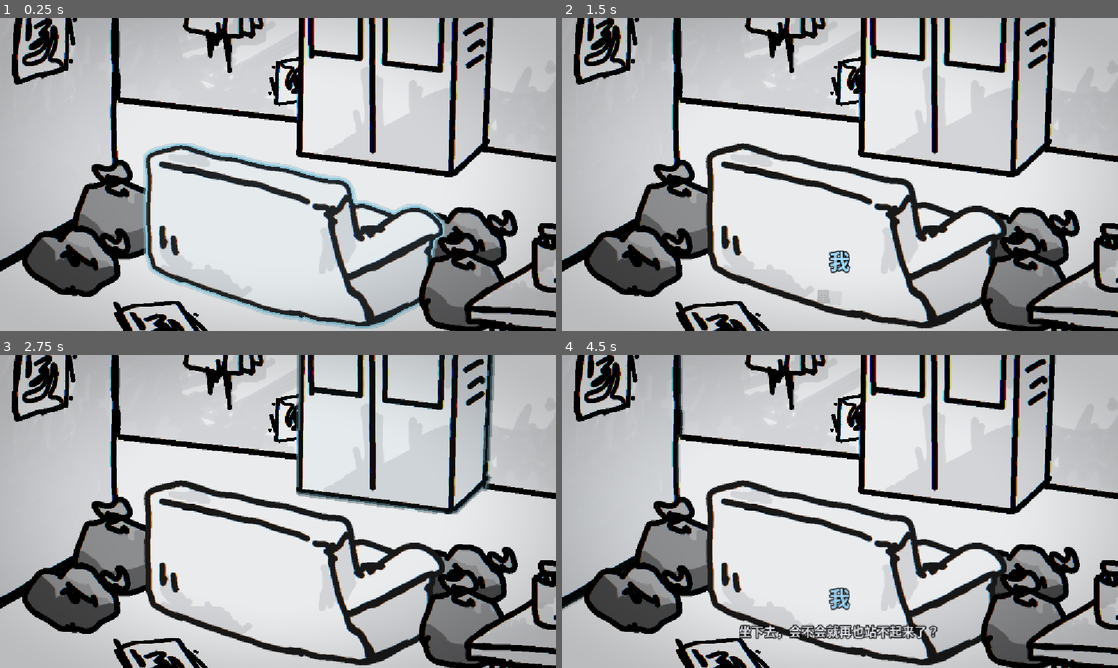
Above: before the commit, frames 1-4 (two rows, left to right).
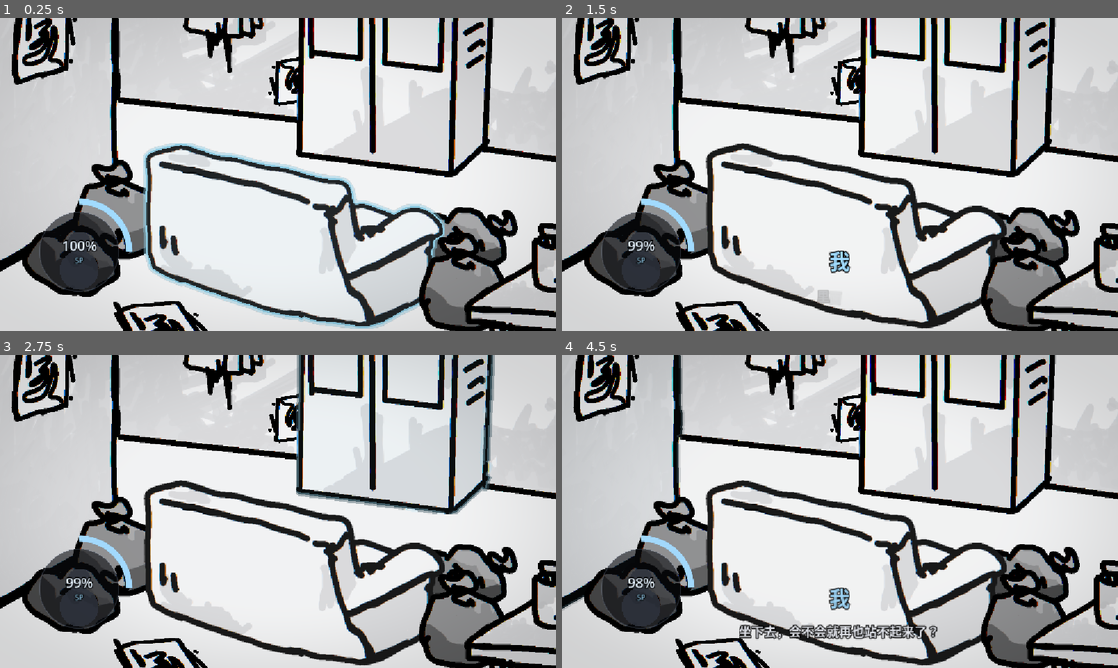
Above: after the commit, the same moments.

Repository: f0lkskill/LonelyRoom
Game: Godot game, scene res://main.tscn
The game is run twice, just before and just after one commit, with the same random seed, the same clock (stepped at 60 frames per second) and the same inputs.
Inputs (mouse positions are in pixels of both pictures, inside the frame that each line leads up to):
- Up to frame 1 (0.25 s): no input
- Up to frame 2 (1.5 s): tap Enter (ui_accept) at 0.5, 0.77 s; move the mouse to (962, 158) at 0.52 s; click (962, 158) at 0.67 s; move the mouse to (728, 190) at 1.27 s; click (728, 190) at 1.42 s
- Up to frame 3 (2.75 s): tap Enter (ui_accept) at 1.52 s; move the mouse to (333, 442) at 2.02 s; click (333, 442) at 2.17 s
- Up to frame 4 (4.5 s): move the mouse to (812, 574) at 2.77 s; click (812, 574) at 2.92 s; tap Enter (ui_accept) at 3.02, 3.77 s; move the mouse to (1006, 558) at 3.52 s; click (1006, 558) at 3.67 s; move the mouse to (673, 464) at 4.27 s; click (673, 464) at 4.42 s

The runs differ from the first frame. In frame 1, 6.9% of the frame differs, in the area x 0-100%, y 0-100%; in frame 2, 5.5%; in frame 3, 3.1%; in frame 4, 3.4%.

Commit message:
feat: 添加SP系统与精神值环形条

Diff:
--- /dev/null
+++ b/bin/dialogue/special/sp_low_10.tres
@@ -0,0 +1,10 @@
+[gd_resource type="Resource" script_class="DialogueData" load_steps=3 format=3]
+
+[ext_resource type="Script" path="res://bin/src/dialogue/dialogue_data.gd" id="1_dialogue"]
+[ext_resource type="Resource" path="res://bin/character/protagonist.tres" id="2_character"]
+
+[resource]
+script = ExtResource("1_dialogue")
+speaker = ExtResource("2_character")
+speaker_name = "我"
+lines = Array[String](["如果就这样沉下去，会不会终于安静一点。", "……不行。至少现在还不行。"])
--- /dev/null
+++ b/bin/dialogue/special/sp_low_20.tres
@@ -0,0 +1,9 @@
+[gd_resource type="Resource" script_class="DialogueData" load_steps=2 format=3]
+
+[ext_resource type="Script" path="res://bin/src/dialogue/dialogue_data.gd" id="1_dialogue"]
+
+[resource]
+script = ExtResource("1_dialogue")
+speaker_name = ""
+narration = true
+lines = Array[String](["房间的边界开始变得模糊。", "我不确定自己还坐在原来的位置。"])
--- /dev/null
+++ b/bin/dialogue/special/sp_low_35.tres
@@ -0,0 +1,10 @@
+[gd_resource type="Resource" script_class="DialogueData" load_steps=3 format=3]
+
+[ext_resource type="Script" path="res://bin/src/dialogue/dialogue_data.gd" id="1_dialogue"]
+[ext_resource type="Resource" path="res://bin/character/protagonist.tres" id="2_character"]
+
+[resource]
+script = ExtResource("1_dialogue")
+speaker = ExtResource("2_character")
+speaker_name = "我"
+lines = Array[String](["脑子里的声音开始变得断断续续。", "我试着深呼吸，但空气像是没有进来。"])
--- /dev/null
+++ b/bin/scence/ui/sp_ring.tscn
@@ -0,0 +1,53 @@
+[gd_scene load_steps=2 format=3]
+
+[ext_resource type="Script" path="res://bin/src/ui/sp_ring.gd" id="1_script"]
+
+[node name="SpRing" type="Control"]
+custom_minimum_size = Vector2(280, 280)
+layout_mode = 1
+anchors_preset = 2
+anchor_top = 1.0
+anchor_bottom = 1.0
+offset_left = 24.0
+offset_top = -304.0
+offset_right = 304.0
+offset_bottom = -24.0
+grow_vertical = 0
+mouse_filter = 2
+script = ExtResource("1_script")
+
+[node name="Info" type="VBoxContainer" parent="."]
+layout_mode = 1
+anchors_preset = 8
+anchor_left = 0.5
+anchor_top = 0.5
+anchor_right = 0.5
+anchor_bottom = 0.5
+offset_left = -70.0
+offset_top = -32.0
+offset_right = 70.0
+offset_bottom = 32.0
+grow_horizontal = 2
+grow_vertical = 2
+mouse_filter = 2
+theme_override_constants/separation = 0
+
+[node name="PercentLabel" type="Label" parent="Info"]
+layout_mode = 2
+mouse_filter = 2
+theme_override_colors/font_color = Color(0.9, 0.95, 1, 1)
+theme_override_colors/font_outline_color = Color(0, 0, 0, 1)
+theme_override_constants/outline_size = 8
+theme_override_font_sizes/font_size = 28
+text = "100%"
+horizontal_alignment = 1
+
+[node name="SpLabel" type="Label" parent="Info"]
+layout_mode = 2
+mouse_filter = 2
+theme_override_colors/font_color = Color(0.63, 0.86, 1, 1)
+theme_override_colors/font_outline_color = Color(0, 0, 0, 1)
+theme_override_constants/outline_size = 6
+theme_override_font_sizes/font_size = 15
+text = "SP"
+horizontal_alignment = 1
--- /dev/null
+++ b/bin/src/game/game_state.gd
@@ -0,0 +1,51 @@
+## 全局精神值状态。
+## SP 随时间流逝，并供主场景、精神值环形条和对话选项共同使用。
+extends Node
+
+signal sp_changed(value: float, max_value: float)
+
+## SP 上限。
+@export var max_sp: float = 100.0
+## 初始 SP。
+@export var starting_sp: float = 100.0
+## 每秒自然流失的 SP。
+@export var decay_per_second: float = 0.5
+
+var sp: float = 100.0
+var flags: Dictionary = {}
+
+
+func _ready() -> void:
+	sp = clampf(starting_sp, 0.0, max_sp)
+	sp_changed.emit(sp, max_sp)
+
+
+func _process(delta: float) -> void:
+	if sp > 0.0:
+		_set_sp(sp - decay_per_second * delta)
+
+
+## 增加或减少 SP，正数为恢复，负数为消耗。
+func change_sp(amount: float) -> void:
+	_set_sp(sp + amount)
+
+
+## 返回当前 SP 比例，范围 0.0 到 1.0。
+func get_ratio() -> float:
+	if max_sp <= 0.0:
+		return 0.0
+	return clampf(sp / max_sp, 0.0, 1.0)
+
+
+func has_flag(flag_name: String) -> bool:
+	return flags.has(flag_name)
+
+
+func set_flag(flag_name: String) -> void:
+	if not flag_name.is_empty():
+		flags[flag_name] = true
+
+
+func _set_sp(value: float) -> void:
+	sp = clampf(value, 0.0, max_sp)
+	sp_changed.emit(sp, max_sp)
--- a/bin/src/main.gd
+++ b/bin/src/main.gd
@@ -2,6 +2,13 @@
 ## 运行时加载配置的房间，用鼠标驱动镜头取景，
 ## 并把点击事件分发给可交互物体和对话框。
 extends Node2D
+
+## SP 跌到不同比例时触发的特殊独白。
+const SP_SPECIALS := [
+	{"id": "sp35", "ratio": 0.35, "data": preload("res://bin/dialogue/special/sp_low_35.tres")},
+	{"id": "sp20", "ratio": 0.20, "data": preload("res://bin/dialogue/special/sp_low_20.tres")},
+	{"id": "sp10", "ratio": 0.10, "data": preload("res://bin/dialogue/special/sp_low_10.tres")},
+]
 
 ## 启动时实例化的房间场景路径。
 @export_file("*.tscn") var room_path: String = "res://bin/scence/rooms/hall_room/hall_room.tscn"
@@ -37,6 +44,10 @@
 var _interactables: Array = []
 ## 当前鼠标悬停的可交互物体，没有则为 null。
 var _hovered = null
+## 已经触发过的 SP 阈值，避免重复触发。
+var _seen_sp_thresholds: Dictionary = {}
+## 等待播放的低 SP 特殊对话。
+var _special_queue: Array[Resource] = []
 
 
 ## 实例化房间，并准备材质、交互、镜头和视觉效果。
@@ -54,14 +65,36 @@
 	_room_loaded = true
 	camera.make_current()
 	_update_camera(0.0, true)
-	_apply_dissociation_strength()
-
-
-## 先刷新悬停状态，再移动镜头。
+	GameState.sp_changed.connect(_on_sp_changed)
+	_on_sp_changed(GameState.sp, GameState.max_sp)
+
+
+## 先刷新悬停状态，再移动镜头，并处理排队中的特殊对话。
 func _process(delta: float) -> void:
 	if _room_loaded:
 		_update_hover()
 		_update_camera(delta, false)
+		_try_start_special_dialogue()
+
+
+## SP 越低，画面解离越强，并在阈值处排队特殊独白。
+func _on_sp_changed(value: float, max_value: float) -> void:
+	var ratio := clampf(value / max_value, 0.0, 1.0) if max_value > 0.0 else 0.0
+	dissociation_strength = lerpf(0.15, 1.0, 1.0 - ratio)
+
+	for item in SP_SPECIALS:
+		if ratio <= float(item["ratio"]) and not _seen_sp_thresholds.has(item["id"]):
+			_seen_sp_thresholds[item["id"]] = true
+			_special_queue.append(item["data"])
+
+
+## 当前没有对话框时，播放排队中的特殊对话。
+func _try_start_special_dialogue() -> void:
+	if _special_queue.is_empty() or dialogue_box.is_open():
+		return
+
+	var data = _special_queue.pop_front()
+	dialogue_box.start(data)
 
 
 ## 为每个 Sprite 复制独立材质，并分配稳定的随机破碎种子。
--- /dev/null
+++ b/bin/src/ui/sp_ring.gd
@@ -0,0 +1,56 @@
+## 左下角 SP 环形进度条。
+## 使用四分之一圆弧表示精神值，中心预留角色立绘位置。
+extends Control
+
+## 圆环半径。
+@export var radius: float = 104.0
+## 圆环宽度。
+@export var thickness: float = 12.0
+## 圆弧起始角度。
+@export var start_angle: float = -PI * 0.5
+## 圆弧总角度，默认四分之一个圆。
+@export var sweep_angle: float = PI * 0.5
+## 未填充部分的颜色。
+@export var track_color: Color = Color(0.22, 0.24, 0.3, 0.35)
+## 正常 SP 的填充颜色。
+@export var fill_color: Color = Color(0.63, 0.86, 1.0, 1.0)
+## 低 SP 的警示颜色。
+@export var danger_color: Color = Color(0.9, 0.28, 0.32, 1.0)
+## 中央立绘占位背景。
+@export var portrait_background: Color = Color(0.04, 0.045, 0.06, 0.6)
+
+@onready var percent_label: Label = $Info/PercentLabel
+
+var _ratio: float = 1.0
+
+
+func _ready() -> void:
+	GameState.sp_changed.connect(_on_sp_changed)
+	_on_sp_changed(GameState.sp, GameState.max_sp)
+
+
+func _on_sp_changed(value: float, max_value: float) -> void:
+	_ratio = clampf(value / max_value, 0.0, 1.0) if max_value > 0.0 else 0.0
+	percent_label.text = "%d%%" % roundi(_ratio * 100.0)
+	queue_redraw()
+
+
+func _draw() -> void:
+	var center := size * 0.5
+	var portrait_radius := radius - thickness - 10.0
+
+	draw_circle(center, portrait_radius, portrait_background)
+	draw_circle(center + Vector2(0.0, -18.0), 24.0, Color(0.18, 0.2, 0.24, 0.85))
+	draw_circle(center + Vector2(0.0, 38.0), 40.0, Color(0.18, 0.2, 0.24, 0.85))
+	draw_arc(center, portrait_radius, 0.0, TAU, 64, Color(0.5, 0.56, 0.66, 0.25), 2.0, true)
+
+	draw_arc(center, radius, start_angle, start_angle + sweep_angle, 48, track_color, thickness, true)
+
+	var current_color := fill_color.lerp(danger_color, 1.0 - _ratio)
+	var fill_end := start_angle + sweep_angle * _ratio
+	draw_arc(center, radius, start_angle, fill_end, 48, current_color, thickness, true)
+
+	if _ratio < 0.3:
+		var pulse := 0.5 + 0.5 * sin(Time.get_ticks_msec() * 0.006)
+		var glow := Color(danger_color.r, danger_color.g, danger_color.b, 0.22 * pulse)
+		draw_arc(center, radius, start_angle, fill_end, 48, glow, thickness + 8.0, true)
--- a/main.tscn
+++ b/main.tscn
@@ -4,6 +4,7 @@
 [ext_resource type="Shader" uid="uid://cygj03vyafrm2" path="res://bin/asset/shader/noise_bars.gdshader" id="2_noise"]
 [ext_resource type="Shader" uid="uid://ciepch8cy2gpk" path="res://bin/asset/shader/vignette.gdshader" id="3_vignette"]
 [ext_resource type="PackedScene" path="res://bin/scence/ui/dialogue_box.tscn" id="4_dialogue"]
+[ext_resource type="PackedScene" path="res://bin/scence/ui/sp_ring.tscn" id="5_sp_ring"]
 
 [sub_resource type="ShaderMaterial" id="ShaderMaterial_noise"]
 shader = ExtResource("2_noise")
@@ -48,4 +49,6 @@
 grow_vertical = 2
 mouse_filter = 2
 
+[node name="SpRing" parent="CanvasLayer" instance=ExtResource("5_sp_ring")]
+
 [node name="DialogueBox" parent="CanvasLayer" unique_id=1317363862 instance=ExtResource("4_dialogue")]
--- a/project.godot
+++ b/project.godot
@@ -14,6 +14,10 @@
 run/main_scene="res://main.tscn"
 config/features=PackedStringArray("4.7", "Forward Plus")
 config/icon="res://icon.svg"
+
+[autoload]
+
+GameState="*res://bin/src/game/game_state.gd"
 
 [display]
 
